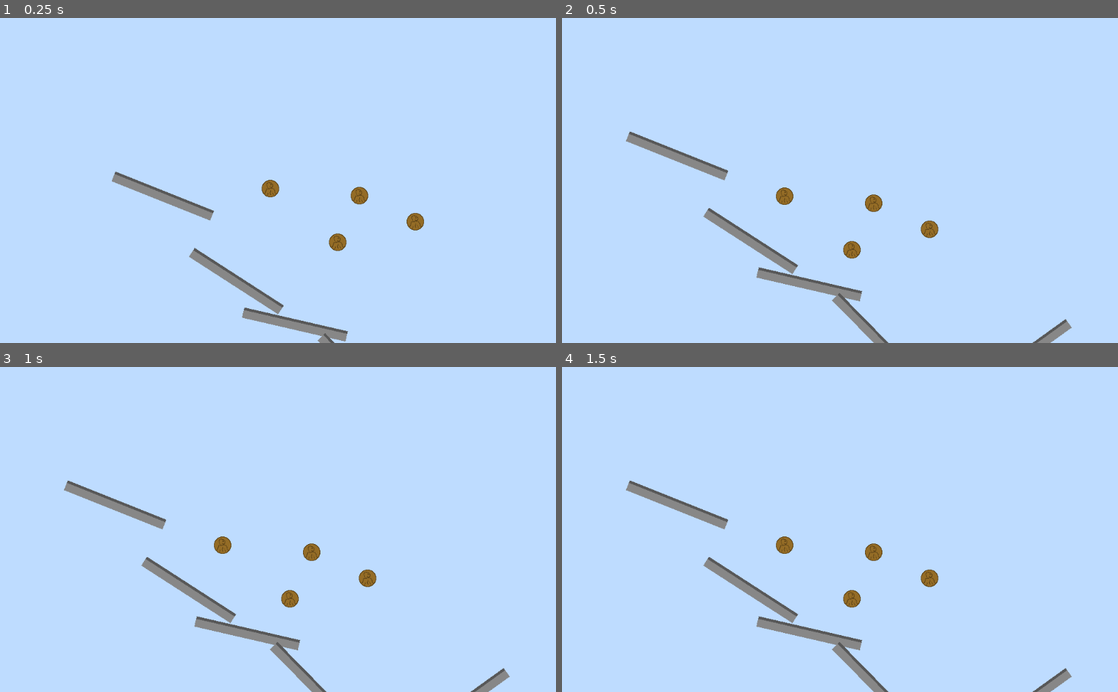
Above: before the commit, frames 1-4 (two rows, left to right).
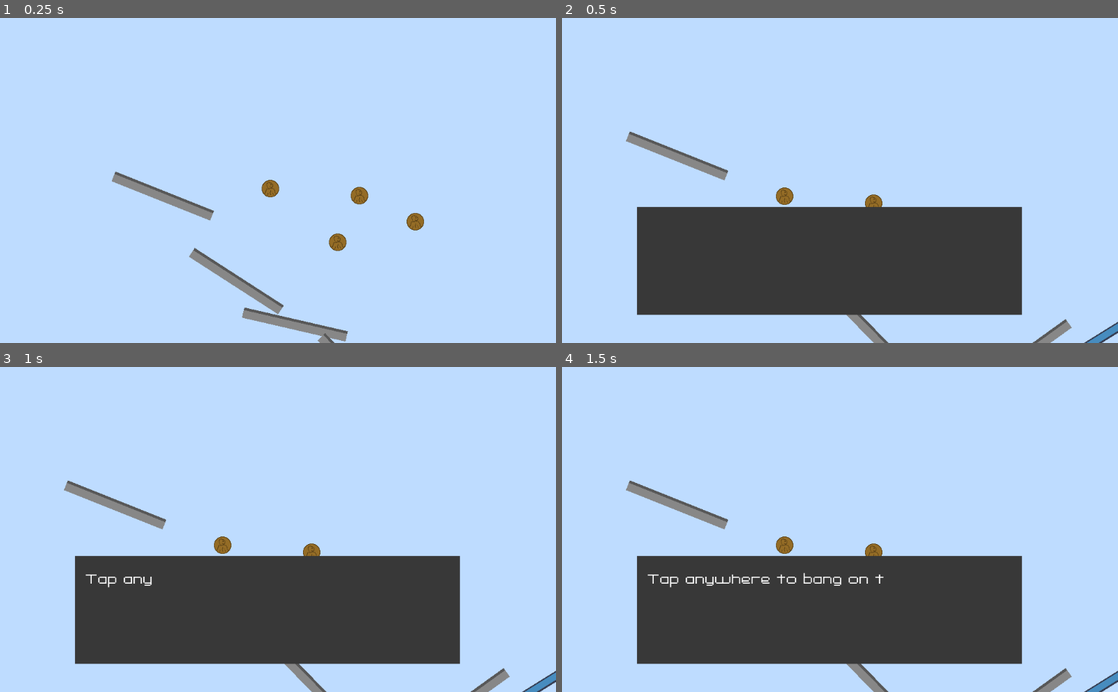
Above: after the commit, the same moments.

Repository: mjones129/keepTheChange
Game: Godot game, scene res://Stage1.tscn
The game is run twice, just before and just after one commit, with the same random seed, the same clock (stepped at 60 frames per second) and the same inputs. The engine's default icon, where the game draws it, is replaced by a stand-in: a white triangle on a blue panel in a dark square.
Inputs:
- Up to frame 1 (0.25 s): no input
- Up to frame 2 (0.5 s): no input
- Up to frame 3 (1 s): tap Space (jump) at 0.77 s
- Up to frame 4 (1.5 s): tap Enter at 1.25 s

Frame 1 is identical in both runs. In frame 2, 23% of the frame differs, in the area x 13-100%, y 58-100%; in frame 3, 23%; in frame 4, 23%.

Commit message:
remove coins on hit

Diff:
--- a/Stage1.gd
+++ b/Stage1.gd
@@ -9,6 +9,7 @@
 func _physics_process(delta):
 	print(averageEverything())
 	positionCamera()
+
 
 func addEverything():
 	var sum = Vector2(0, 0)
@@ -28,3 +29,8 @@
 
 func _on_jumpButton_pressed():
 	pass
+
+
+func _on_outOfBounds_body_entered(body):
+	body.get_parent().remove_child(body)
+	gather_coins()
--- a/Stage1.tscn
+++ b/Stage1.tscn
@@ -1,5 +1,6 @@
-[gd_scene load_steps=8 format=2]
+[gd_scene load_steps=9 format=2]
 
+[ext_resource path="res://outOfBounds.tscn" type="PackedScene" id=1]
 [ext_resource path="res://rail.tscn" type="PackedScene" id=2]
 [ext_resource path="res://Intro.tscn" type="PackedScene" id=3]
 [ext_resource path="res://Stage1.gd" type="Script" id=4]
@@ -15,10 +16,8 @@
 pause_mode = 2
 
 [node name="Intro" parent="CanvasLayer" instance=ExtResource( 3 )]
-visible = false
 
 [node name="TouchControl" parent="CanvasLayer" instance=ExtResource( 6 )]
-visible = false
 
 [node name="insertCoin" type="AudioStreamPlayer" parent="."]
 pause_mode = 2
@@ -75,4 +74,9 @@
 [node name="Camera2D" type="Camera2D" parent="."]
 current = true
 smoothing_enabled = true
+
+[node name="outOfBounds" parent="." instance=ExtResource( 1 )]
+position = Vector2( 1041.57, 396.43 )
+rotation = 2.58309
 [connection signal="timeout" from="Timer" to="CanvasLayer/Intro" method="_on_Timer_timeout"]
+[connection signal="body_entered" from="outOfBounds" to="." method="_on_outOfBounds_body_entered"]
--- a/coin2.gd
+++ b/coin2.gd
@@ -4,3 +4,7 @@
 func _input(event):
 	if Input.is_action_just_pressed("jump"):
 		apply_impulse(Vector2(0, 0), Vector2(0, -600))
+
+
+func _physics_process(delta):
+	pass
--- a/coin2.tscn
+++ b/coin2.tscn
@@ -3,22 +3,24 @@
 [ext_resource path="res://penny.png" type="Texture" id=1]
 [ext_resource path="res://coin2.gd" type="Script" id=2]
 
-[sub_resource type="PhysicsMaterial" id=2]
+[sub_resource type="PhysicsMaterial" id=1]
 friction = 0.5
 bounce = 0.5
 
-[sub_resource type="CircleShape2D" id=1]
+[sub_resource type="CircleShape2D" id=2]
 radius = 16.7144
 
 [node name="RigidBody2D" type="RigidBody2D"]
-physics_material_override = SubResource( 2 )
+physics_material_override = SubResource( 1 )
+contact_monitor = true
 script = ExtResource( 2 )
 __meta__ = {
 "_edit_group_": true
 }
 
 [node name="CollisionShape2D" type="CollisionShape2D" parent="."]
-shape = SubResource( 1 )
+shape = SubResource( 2 )
 
 [node name="Sprite" type="Sprite" parent="."]
 texture = ExtResource( 1 )
+[connection signal="body_entered" from="." to="." method="_on_RigidBody2D_body_entered"]
--- /dev/null
+++ b/outOfBounds.gd
@@ -0,0 +1,5 @@
+extends Area2D
+
+
+func _physics_process(delta):
+	pass
--- /dev/null
+++ b/outOfBounds.tscn
@@ -0,0 +1,18 @@
+[gd_scene load_steps=4 format=2]
+
+[ext_resource path="res://icon.png" type="Texture" id=1]
+[ext_resource path="res://outOfBounds.gd" type="Script" id=2]
+
+[sub_resource type="RectangleShape2D" id=1]
+extents = Vector2( 345.958, 10 )
+
+[node name="Area2D" type="Area2D"]
+script = ExtResource( 2 )
+
+[node name="CollisionShape2D" type="CollisionShape2D" parent="."]
+shape = SubResource( 1 )
+
+[node name="Sprite" type="Sprite" parent="."]
+position = Vector2( 2.5847, 1.29236 )
+scale = Vector2( 10.8946, 0.273049 )
+texture = ExtResource( 1 )
